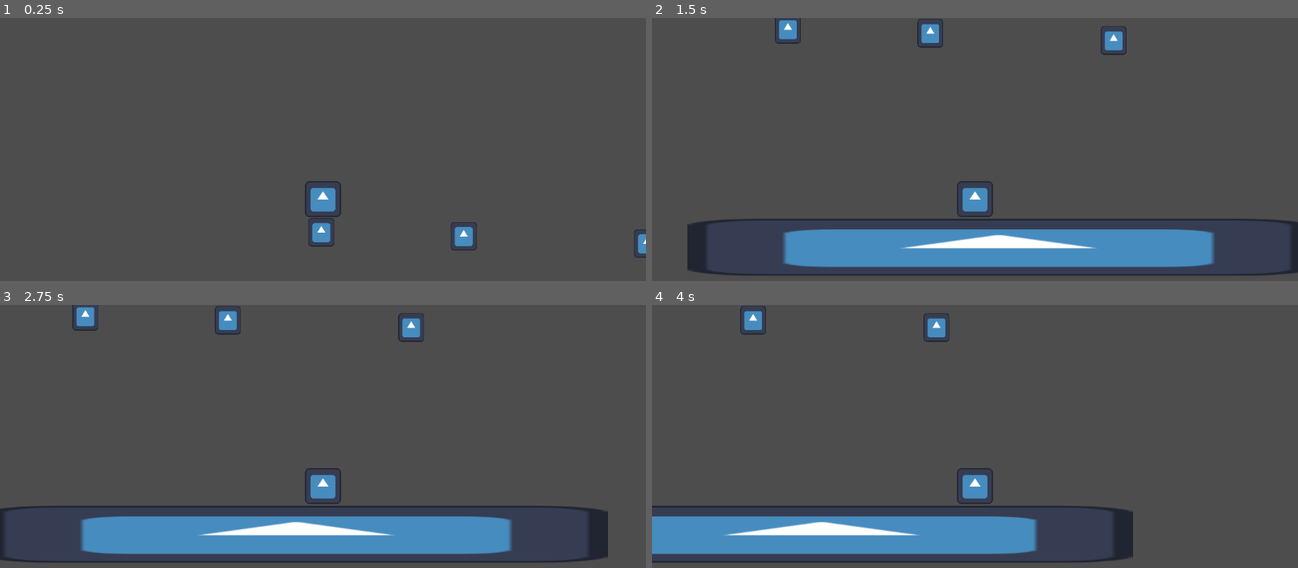
Above: before the commit, frames 1-4 (two rows, left to right).
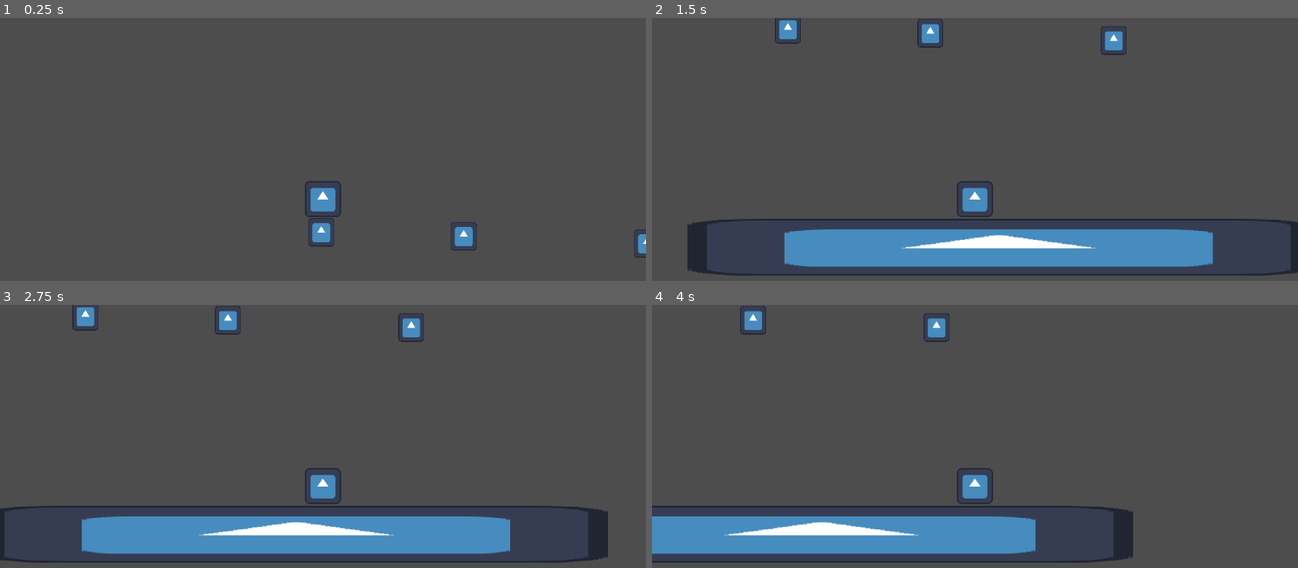
Above: after the commit, the same moments.

Repository: Tylefrost/Dyno
Game: Godot game, scene res://level_1.tscn
Two runs of this game, one before a commit and one after it. Both use one fixed random seed, a clock stepped at 60 frames per second and the inputs below. The engine's default icon, where the game draws it, is replaced by a stand-in: a white triangle on a blue panel in a dark square.
Inputs (mouse positions are in pixels of both pictures, inside the frame that each line leads up to):
- Up to frame 1 (0.25 s): no input
- Up to frame 2 (1.5 s): tap Enter at 0.5 s; move the mouse to (1117, 181) at 0.52 s; hold D (right) 0.53-1.28 s; click (1117, 181) at 0.6 s; move the mouse to (845, 217) at 1.27 s; hold A (left) from 1.28 s (still down); click (845, 217) at 1.35 s
- Up to frame 3 (2.75 s): move the mouse to (387, 407) at 2.02 s; release A (left) at 2.03 s; hold D (right) from 2.03 s (still down); click (387, 407) at 2.1 s
- Up to frame 4 (4 s): move the mouse to (942, 557) at 2.77 s; click (942, 557) at 2.85 s; move the mouse to (1168, 541) at 3.52 s; release D (right) at 3.53 s; hold A (left) from 3.53 s (still down); click (1168, 541) at 3.6 s

The runs differ from the first frame. In frame 1, less than 0.1% of the frame differs, in the area x 48-72%, y 64-82%; in frame 2, 0.3%; in frame 3, 0.3%, in the area x 11-80%, y 1-95%; in frame 4, 0.3%.

Commit message:
Added Tilemap

Diff:
--- a/project.godot
+++ b/project.godot
@@ -12,7 +12,7 @@
 
 config/name="Dyno"
 run/main_scene="res://level_1.tscn"
-config/features=PackedStringArray("4.2", "Forward Plus")
+config/features=PackedStringArray("4.3", "Forward Plus")
 config/icon="res://icon.svg"
 
 [input]
@@ -24,11 +24,15 @@
 }
 right={
 "deadzone": 0.5,
-"events": [Object(InputEventKey,"resource_local_to_scene":fa …(172 unchanged characters)… eycode":68,"key_label":0,"unicode":100,"echo":false,"script":null)
+"events": [Object(InputEventKey,"resource_local_to_scene":fa …(172 unchanged characters)… eycode":68,"key_label":0,"unicode":100,"location":0,"echo":false,"script":null)
 ]
 }
 left={
 "deadzone": 0.5,
-"events": [Object(InputEventKey,"resource_local_to_scene":fa …(171 unchanged characters)… keycode":65,"key_label":0,"unicode":97,"echo":false,"script":null)
+"events": [Object(InputEventKey,"resource_local_to_scene":fa …(171 unchanged characters)… keycode":65,"key_label":0,"unicode":97,"location":0,"echo":false,"script":null)
 ]
 }
+
+[rendering]
+
+textures/canvas_textures/default_texture_filter=0
--- /dev/null
+++ b/tileset.tscn
@@ -0,0 +1,181 @@
+[gd_scene load_steps=4 format=3 uid="uid://7way10li42pb"]
+
+[ext_resource type="Texture2D" uid="uid://dht8hiys2nepy" path="res://assets/tilemap-Sheet.png" id="1_x5y0l"]
+
+[sub_resource type="TileSetAtlasSource" id="TileSetAtlasSource_6rbrs"]
+texture = ExtResource("1_x5y0l")
+texture_region_size = Vector2i(64, 64)
+0:0/0 = 0
+0:0/0/physics_layer_0/polygon_0/points = PackedVector2Array(-13.9375, -13.5625, -14.0625, -5.6875, -5.1875, -5.3125, -4.6875, -13.0625)
+0:0/0/physics_layer_0/polygon_1/points = PackedVector2Array(23.6875, -12.6875, 31.0625, -12.4375, 30.8125, -5.6875, 23.9375, -6.0625)
+0:0/0/physics_layer_0/polygon_2/points = PackedVector2Array(13.8125, 14.4375, 20.8125, 14.5625, 20.6875, 21.3125, 13.6875, 21.1875)
+0:0/0/physics_layer_0/polygon_3/points = PackedVector2Array(-11.6875, 24.8125, -3.9375, 24.8125, -4.1875, 31.1875, -11.5625, 30.9375)
+1:0/0 = 0
+1:0/0/physics_layer_0/polygon_0/points = PackedVector2Array(4.59619, -5.3033, 14.6725, -5.3033, 14.8492, -13.9654, 5.125, -14.1875)
+1:0/0/physics_layer_0/polygon_1/points = PackedVector2Array(-21.625, 20.5, -13.5, 20.5, -13.375, 13.5, -21.25, 13.375)
+1:0/0/physics_layer_0/polygon_2/points = PackedVector2Array(3.625, 24.5, 3.25, 31.125, 11.25, 31.375, 11.125, 24.375)
+1:0/0/physics_layer_0/polygon_3/points = PackedVector2Array(-31.375, -10.75, -23.875, -10.75, -23.75, -3.5, -31.375, -3.625)
+2:0/0 = 0
+2:0/0/physics_layer_0/polygon_0/points = PackedVector2Array(4.75, 5.5, 14.25, 5.25, 14.375, 13.625, 5, 13.375)
+2:0/0/physics_layer_0/polygon_1/points = PackedVector2Array(-31.4663, 5.3033, -23.625, 5.5, -24, 12.625, -31.25, 12.25)
+2:0/0/physics_layer_0/polygon_2/points = PackedVector2Array(-21.125, -20.5, -13.875, -20.625, -13.625, -13.375, -21.25, -13.375)
+2:0/0/physics_layer_0/polygon_3/points = PackedVector2Array(4.625, -31.25, 4.625, -24.5, 12.375, -24.5, 12.5, -31.25)
+3:0/0 = 0
+4:0/0 = 0
+5:0/0 = 0
+6:0/0 = 0
+7:0/0 = 0
+8:0/0 = 0
+9:0/0 = 0
+10:0/0 = 0
+11:0/0 = 0
+0:1/0 = 0
+0:1/0/physics_layer_0/polygon_0/points = PackedVector2Array(-14.125, 5.125, -14.25, 13.625, -4.625, 13.75, -4.75, 5.25)
+0:1/0/physics_layer_0/polygon_1/points = PackedVector2Array(14.4375, -21.3125, 14.3125, -15.0625, 21.9375, -15.3125, 21.6875, -21.5625)
+0:1/0/physics_layer_0/polygon_2/points = PackedVector2Array(-12.375, -31.375, -12.375, -25, -4.875, -24.875, -4.625, -31.375)
+0:1/0/physics_layer_0/polygon_3/points = PackedVector2Array(23.75, 5.625, 23.5, 12.5, 31.25, 12.375, 31.125, 5.375)
+1:1/0 = 0
+1:1/0/physics_layer_0/polygon_0/points = PackedVector2Array(-24, -32, -6, -32, -6, 32, -24, 32)
+2:1/0 = 0
+2:1/0/physics_layer_0/polygon_0/points = PackedVector2Array(8, -32, 26, -32, 26, 32, 8, 32)
+3:1/0 = 0
+4:1/0 = 0
+5:1/0 = 0
+6:1/0 = 0
+7:1/0 = 0
+8:1/0 = 0
+9:1/0 = 0
+10:1/0 = 0
+11:1/0 = 0
+0:2/0 = 0
+0:2/0/physics_layer_0/polygon_0/points = PackedVector2Array(-32, -24, -32, -6, 32, -6, 32, -24)
+1:2/0 = 0
+1:2/0/physics_layer_0/polygon_0/points = PackedVector2Array(-32, 8, -32, 26, 32, 26, 32, 8)
+2:2/0 = 0
+2:2/0/physics_layer_0/polygon_0/points = PackedVector2Array(-5.5, -5.75, 4.5, -5.375, 4.375, 5.375, -5.5, 5.5)
+3:2/0 = 0
+4:2/0 = 0
+5:2/0 = 0
+6:2/0 = 0
+7:2/0 = 0
+8:2/0 = 0
+9:2/0 = 0
+10:2/0 = 0
+11:2/0 = 0
+0:3/0 = 0
+1:3/0 = 0
+2:3/0 = 0
+3:3/0 = 0
+4:3/0 = 0
+5:3/0 = 0
+6:3/0 = 0
+7:3/0 = 0
+8:3/0 = 0
+9:3/0 = 0
+10:3/0 = 0
+11:3/0 = 0
+0:4/0 = 0
+1:4/0 = 0
+2:4/0 = 0
+3:4/0 = 0
+4:4/0 = 0
+5:4/0 = 0
+6:4/0 = 0
+7:4/0 = 0
+8:4/0 = 0
+9:4/0 = 0
+10:4/0 = 0
+11:4/0 = 0
+0:5/0 = 0
+1:5/0 = 0
+2:5/0 = 0
+3:5/0 = 0
+4:5/0 = 0
+5:5/0 = 0
+6:5/0 = 0
+7:5/0 = 0
+8:5/0 = 0
+9:5/0 = 0
+10:5/0 = 0
+11:5/0 = 0
+0:6/0 = 0
+1:6/0 = 0
+2:6/0 = 0
+3:6/0 = 0
+4:6/0 = 0
+5:6/0 = 0
+6:6/0 = 0
+7:6/0 = 0
+8:6/0 = 0
+9:6/0 = 0
+10:6/0 = 0
+11:6/0 = 0
+0:7/0 = 0
+1:7/0 = 0
+2:7/0 = 0
+3:7/0 = 0
+4:7/0 = 0
+5:7/0 = 0
+6:7/0 = 0
+7:7/0 = 0
+8:7/0 = 0
+9:7/0 = 0
+10:7/0 = 0
+11:7/0 = 0
+0:8/0 = 0
+1:8/0 = 0
+2:8/0 = 0
+3:8/0 = 0
+4:8/0 = 0
+5:8/0 = 0
+6:8/0 = 0
+7:8/0 = 0
+8:8/0 = 0
+9:8/0 = 0
+10:8/0 = 0
+11:8/0 = 0
+0:9/0 = 0
+1:9/0 = 0
+2:9/0 = 0
+3:9/0 = 0
+4:9/0 = 0
+5:9/0 = 0
+6:9/0 = 0
+7:9/0 = 0
+8:9/0 = 0
+9:9/0 = 0
+10:9/0 = 0
+11:9/0 = 0
+0:10/0 = 0
+1:10/0 = 0
+2:10/0 = 0
+3:10/0 = 0
+4:10/0 = 0
+5:10/0 = 0
+6:10/0 = 0
+7:10/0 = 0
+8:10/0 = 0
+9:10/0 = 0
+10:10/0 = 0
+11:10/0 = 0
+0:11/0 = 0
+1:11/0 = 0
+2:11/0 = 0
+3:11/0 = 0
+4:11/0 = 0
+5:11/0 = 0
+6:11/0 = 0
+7:11/0 = 0
+8:11/0 = 0
+9:11/0 = 0
+10:11/0 = 0
+11:11/0 = 0
+
+[sub_resource type="TileSet" id="TileSet_k5mfc"]
+physics_layer_0/collision_layer = 1
+sources/0 = SubResource("TileSetAtlasSource_6rbrs")
+
+[node name="Node2D" type="Node2D"]
+
+[node name="TileMapLayer" type="TileMapLayer" parent="."]
+tile_set = SubResource("TileSet_k5mfc")
Binary file added: assets/player-Sheet.png
Not shown, added: assets/player-Sheet.png.import
Binary file added: assets/tilemap-Sheet.png
Not shown, added: assets/tilemap-Sheet.png.import
